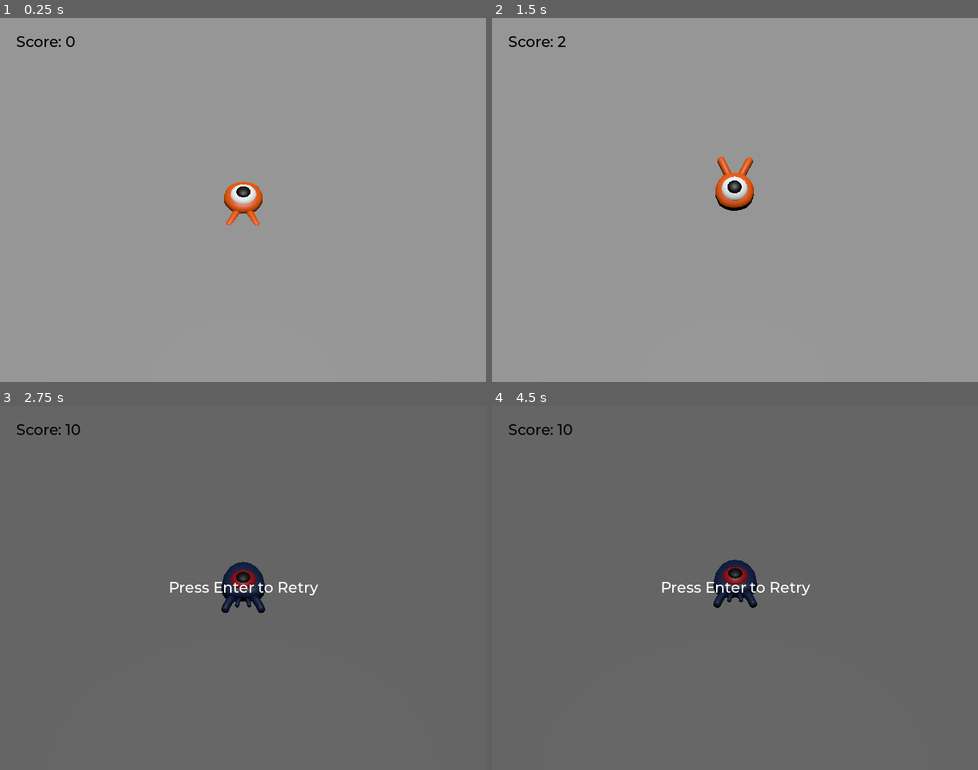
Above: before the commit, frames 1-4 (two rows, left to right).
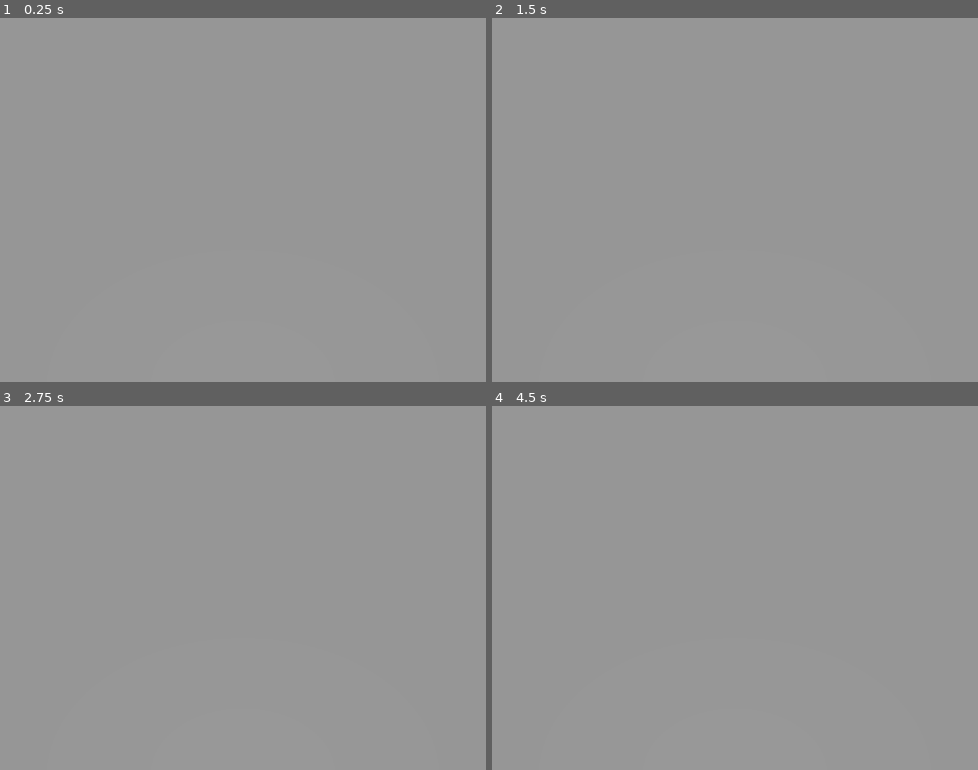
Above: after the commit, the same moments.

Repository: bsu-cs315/P3-Grigsby
Game: Godot game, scene res://main/main.tscn
The game is run twice, just before and just after one commit, with the same random seed, the same clock (stepped at 60 frames per second) and the same inputs.
Inputs:
- Up to frame 1 (0.25 s): no input
- Up to frame 2 (1.5 s): tap Enter (ui_accept) at 0.5 s; hold Right (move_right) 0.53-1.28 s; hold Enter (ui_accept) 0.53-1.28 s; tap Space (jump) at 0.77, 0.8, 1.07, 1.35 s; hold Down (move_backward) from 1.28 s (still down)
- Up to frame 3 (2.75 s): tap Space (jump) at 1.52, 1.82, 2.3 s; tap Enter (ui_accept) at 1.55 s; release Down (move_backward) at 2.03 s; hold Right (move_right) from 2.03 s (still down); hold Enter (ui_accept) from 2.03 s (still down)
- Up to frame 4 (4.5 s): release Right (move_right) at 2.78 s; release Enter (ui_accept) at 2.78 s; hold Up (move_forward) 2.78-3.53 s; tap Enter (ui_accept) at 2.85, 4.35 s; tap Space (jump) at 3.02, 3.32, 3.6, 3.77, 4.07 s; hold Left (move_left) from 3.53 s (still down)

The runs differ from the first frame. In frame 1, 0.8% of the frame differs, in the area x 3-55%, y 5-58%; in frame 2, 0.9%; in frame 3, 100%, in the area x 0-100%, y 0-100%; in frame 4, 100%.

Commit message:
unknown

Diff:
--- a/squash_the_creeps_start_1.1.0/main/main.gd
+++ b/squash_the_creeps_start_1.1.0/main/main.gd
@@ -5,7 +5,7 @@
 
 # Called when the node enters the scene tree for the first time.
 func _ready():
-	$UserInterface/Retry.hide()
+	pass # Replace with function body.
 
 
 # Called every frame. 'delta' is the elapsed time since the previous frame.
@@ -21,13 +21,6 @@
 	var player_position = $Player.position
 	mob.initialize(mob_spawn_location.position, player_position)
 	add_child(mob)
-	mob.squashed.connect($UserInterface/ScoreLabel._on_mob_squashed.bind())
 
 func _on_player_hit():
 	$MobTimer.stop()
-	$UserInterface/Retry.show()
-
-func _unhandled_input(event):
-	if event.is_action_pressed("ui_accept") and $UserInterface/Retry.visible:
-		# This restarts the current scene.
-		get_tree().reload_current_scene()
--- a/squash_the_creeps_start_1.1.0/main/main.tscn
+++ b/squash_the_creeps_start_1.1.0/main/main.tscn
@@ -1,10 +1,8 @@
-[gd_scene load_steps=12 format=3 uid="uid://b6mrs61dxcda4"]
+[gd_scene load_steps=9 format=3 uid="uid://b6mrs61dxcda4"]
 
 [ext_resource type="Script" path="res://main/main.gd" id="1_fnopa"]
 [ext_resource type="PackedScene" uid="uid://bn4f4hrufjqea" path="res://player/player.tscn" id="1_ujgql"]
 [ext_resource type="PackedScene" uid="uid://ddrxxcye6ajjt" path="res://mob/mob.tscn" id="3_26dwc"]
-[ext_resource type="FontFile" uid="uid://lpdfbfhbko7m" path="res://fonts/Montserrat-Medium.ttf" id="4_nyt0e"]
-[ext_resource type="Script" path="res://main/ScoreLabel.gd" id="5_8ispb"]
 
 [sub_resource type="BoxShape3D" id="BoxShape3D_rvlrg"]
 size = Vector3(60, 2, 60)
@@ -24,10 +22,6 @@
 "tilts": PackedFloat32Array(0, 0, 0, 0, 0)
 }
 point_count = 5
-
-[sub_resource type="Theme" id="Theme_xxy45"]
-default_font = ExtResource("4_nyt0e")
-default_font_size = 22
 
 [node name="Main" type="Node"]
 script = ExtResource("1_fnopa")
@@ -90,48 +84,5 @@
 wait_time = 0.5
 autostart = true
 
-[node name="UserInterface" type="Control" parent="."]
-layout_mode = 3
-anchors_preset = 15
-anchor_right = 1.0
-anchor_bottom = 1.0
-grow_horizontal = 2
-grow_vertical = 2
-theme = SubResource("Theme_xxy45")
-
-[node name="ScoreLabel" type="Label" parent="UserInterface"]
-layout_mode = 0
-offset_left = 24.0
-offset_top = 21.0
-offset_right = 85.0
-offset_bottom = 47.0
-theme_override_colors/font_color = Color(0, 0, 0, 1)
-text = "Score: 0"
-script = ExtResource("5_8ispb")
-
-[node name="Retry" type="ColorRect" parent="UserInterface"]
-layout_mode = 1
-anchors_preset = 15
-anchor_right = 1.0
-anchor_bottom = 1.0
-grow_horizontal = 2
-grow_vertical = 2
-color = Color(0.0470588, 0.0470588, 0.0470588, 0.352941)
-
-[node name="Label" type="Label" parent="UserInterface/Retry"]
-layout_mode = 1
-anchors_preset = 8
-anchor_left = 0.5
-anchor_top = 0.5
-anchor_right = 0.5
-anchor_bottom = 0.5
-offset_left = -110.0
-offset_top = -15.5
-offset_right = 110.0
-offset_bottom = 15.5
-grow_horizontal = 2
-grow_vertical = 2
-text = "Press Enter to Retry"
-
 [connection signal="hit" from="Player" to="." method="_on_player_hit"]
 [connection signal="timeout" from="MobTimer" to="." method="_on_mob_timer_timeout"]
--- a/squash_the_creeps_start_1.1.0/mob/mob.gd
+++ b/squash_the_creeps_start_1.1.0/mob/mob.gd
@@ -26,7 +26,6 @@
 	# We then rotate the velocity vector based on the mob's Y rotation
 	# in order to move in the direction the mob is looking.
 	velocity = velocity.rotated(Vector3.UP, rotation.y)
-	$AnimationPlayer.speed_scale = random_speed / min_speed
 
 func _on_visible_on_screen_notifier_3d_screen_exited():
 	queue_free()
--- a/squash_the_creeps_start_1.1.0/mob/mob.tscn
+++ b/squash_the_creeps_start_1.1.0/mob/mob.tscn
@@ -6,41 +6,7 @@
 [sub_resource type="BoxShape3D" id="BoxShape3D_bnihj"]
 size = Vector3(2.25253, 1.25035, 3.2929)
 
-[sub_resource type="Animation" id="Animation_iqr8n"]
-resource_name = "float"
-loop_mode = 1
-tracks/0/type = "value"
-tracks/0/imported = false
-tracks/0/enabled = true
-tracks/0/path = NodePath(".:position")
-tracks/0/interp = 1
-tracks/0/loop_wrap = true
-tracks/0/keys = {
-"times": PackedFloat32Array(0.3, 0.7, 1.2),
-"transitions": PackedFloat32Array(0.42, 2.07, 1),
-"update": 0,
-"values": [Vector3(0, 0, 0), Vector3(2.08165e-12, 0.65, 2.08165e-12), Vector3(7.80618e-13, 0.24375, 7.80618e-13)]
-}
-tracks/1/type = "value"
-tracks/1/imported = false
-tracks/1/enabled = true
-tracks/1/path = NodePath(".:rotation")
-tracks/1/interp = 1
-tracks/1/loop_wrap = true
-tracks/1/keys = {
-"times": PackedFloat32Array(0.1, 0.5, 1.2),
-"transitions": PackedFloat32Array(0.42, 0.44, 1),
-"update": 0,
-"values": [Vector3(0, 0, 0), Vector3(0.139626, 3.48787e-16, 3.48787e-16), Vector3(0.0174533, 4.35984e-17, 4.35984e-17)]
-}
-
-[sub_resource type="AnimationLibrary" id="AnimationLibrary_yu4va"]
-_data = {
-"float": SubResource("Animation_iqr8n")
-}
-
 [node name="Mob" type="CharacterBody3D" groups=["mob"]]
-transform = Transform3D(1, -3.00245e-16, 3.45392e-16, 3.45392e-16, 0.990268, -0.139173, -3.00245e-16, 0.139173, 0.990268, 2.08165e-12, 0.65, 2.08165e-12)
 collision_layer = 2
 collision_mask = 0
 script = ExtResource("1_m70qa")
@@ -57,10 +23,4 @@
 transform = Transform3D(1, 0, 0, 0, 1, 0, 0, 0, 1, 0.0286331, 0.232153, 0.343607)
 aabb = AABB(-1.12627, -0.73569, -1.68463, 2.25253, 1.47138, 3.36926)
 
-[node name="AnimationPlayer" type="AnimationPlayer" parent="."]
-autoplay = "float"
-libraries = {
-"": SubResource("AnimationLibrary_yu4va")
-}
-
 [connection signal="screen_exited" from="VisibleOnScreenNotifier3D" to="." method="_on_visible_on_screen_notifier_3d_screen_exited"]
--- a/squash_the_creeps_start_1.1.0/player/player.gd
+++ b/squash_the_creeps_start_1.1.0/player/player.gd
@@ -31,10 +31,6 @@
 	if direction != Vector3.ZERO:
 		direction = direction.normalized()
 		$Pivot.look_at(position + direction, Vector3.UP)
-		$AnimationPlayer.speed_scale = 4
-	else:
-		$AnimationPlayer.speed_scale = 1
-	$Pivot.rotation.x = PI / 6 * velocity.y / jump_impulse
 
 	# Ground Velocity
 	target_velocity.x = direction.x * speed
--- a/squash_the_creeps_start_1.1.0/player/player.tscn
+++ b/squash_the_creeps_start_1.1.0/player/player.tscn
@@ -9,68 +9,6 @@
 [sub_resource type="CylinderShape3D" id="CylinderShape3D_ervkj"]
 height = 0.67052
 radius = 0.841717
-
-[sub_resource type="Animation" id="Animation_1evdk"]
-resource_name = "float"
-length = 1.2
-loop_mode = 1
-tracks/0/type = "value"
-tracks/0/imported = false
-tracks/0/enabled = true
-tracks/0/path = NodePath(".:position")
-tracks/0/interp = 1
-tracks/0/loop_wrap = true
-tracks/0/keys = {
-"times": PackedFloat32Array(0.3, 0.7, 1.2),
-"transitions": PackedFloat32Array(0.42, 2.07, 1),
-"update": 0,
-"values": [Vector3(0, 0, 0), Vector3(2.08165e-12, 0.65, 2.08165e-12), Vector3(7.80618e-13, 0.24375, 7.80618e-13)]
-}
-tracks/1/type = "value"
-tracks/1/imported = false
-tracks/1/enabled = true
-tracks/1/path = NodePath(".:rotation")
-tracks/1/interp = 1
-tracks/1/loop_wrap = true
-tracks/1/keys = {
-"times": PackedFloat32Array(0.1, 0.5, 1.2),
-"transitions": PackedFloat32Array(0.42, 0.44, 1),
-"update": 0,
-"values": [Vector3(0, 0, 0), Vector3(0.139626, 3.48787e-16, 3.48787e-16), Vector3(0.0174533, 4.35984e-17, 4.35984e-17)]
-}
-
-[sub_resource type="Animation" id="Animation_a76as"]
-length = 0.001
-tracks/0/type = "value"
-tracks/0/imported = false
-tracks/0/enabled = true
-tracks/0/path = NodePath(".:position")
-tracks/0/interp = 1
-tracks/0/loop_wrap = true
-tracks/0/keys = {
-"times": PackedFloat32Array(0),
-"transitions": PackedFloat32Array(1),
-"update": 0,
-"values": [Vector3(0, 0, 0)]
-}
-tracks/1/type = "value"
-tracks/1/imported = false
-tracks/1/enabled = true
-tracks/1/path = NodePath(".:rotation")
-tracks/1/interp = 1
-tracks/1/loop_wrap = true
-tracks/1/keys = {
-"times": PackedFloat32Array(0),
-"transitions": PackedFloat32Array(1),
-"update": 0,
-"values": [Vector3(0, 0, 0)]
-}
-
-[sub_resource type="AnimationLibrary" id="AnimationLibrary_n0jkd"]
-_data = {
-"RESET": SubResource("Animation_a76as"),
-"float": SubResource("Animation_1evdk")
-}
 
 [node name="Player" type="CharacterBody3D"]
 collision_mask = 6
@@ -85,17 +23,10 @@
 shape = SubResource("SphereShape3D_wctv5")
 
 [node name="MobDetector" type="Area3D" parent="."]
-collision_mask = 6
 monitorable = false
 
 [node name="CollisionShape3D" type="CollisionShape3D" parent="MobDetector"]
-transform = Transform3D(1, 0, 0, 0, 1, 0, 0, 0, 1, 0.0142704, 0.688899, -0.0427831)
+transform = Transform3D(1, 0, 0, 0, 1, 0, 0, 0, 1, 0.0142704, 0, -0.0427831)
 shape = SubResource("CylinderShape3D_ervkj")
 
-[node name="AnimationPlayer" type="AnimationPlayer" parent="."]
-autoplay = "float"
-libraries = {
-"": SubResource("AnimationLibrary_n0jkd")
-}
-
 [connection signal="body_entered" from="MobDetector" to="." method="_on_mob_detector_body_entered"]
--- a/squash_the_creeps_start_1.1.0/project.godot
+++ b/squash_the_creeps_start_1.1.0/project.godot
@@ -14,10 +14,6 @@
 run/main_scene="res://main/main.tscn"
 config/features=PackedStringArray("4.1")
 config/icon="res://icon.png"
-
-[autoload]
-
-MusicPlayer="*res://Music/music_player.tscn"
 
 [display]
 
Not shown: 1 places in squash_the_creeps_start_1.1.0/mob/mob.tscn that only renumber resources
Not shown: 1 places in squash_the_creeps_start_1.1.0/player/player.tscn that only renumber resources
